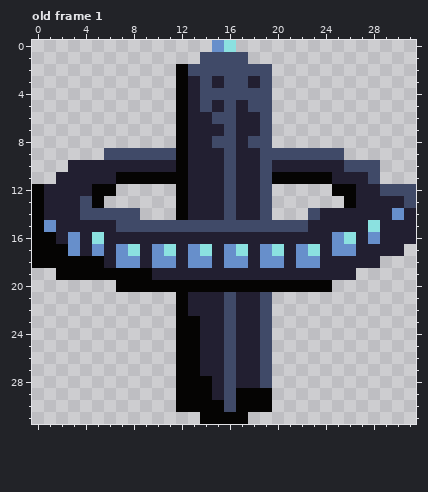
Edited in one commit: pixel-art file (art/station001.aseprite). That is the earlier state.
32x32 pixels, 1 frame. Shown: old frame 1. The commit also changed other frames, which this record leaves out.
After the commit:
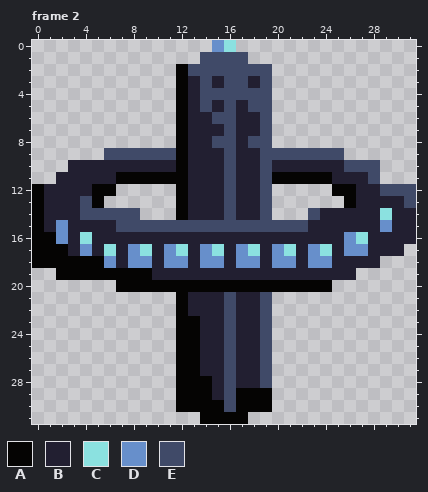
Palette (. is transparent): A #050403  B #221f31  C #8be1e0  D #678fcb  E #404a68
A new or re-ordered frame is compared with the old frame closest to it.
Edits made:
frames 1 -> 3
--- frame 2 is new; against old frame 1
@@ x 0..31 @@
 13 ABBBEA......ABBBEBBE......ABBBBE
-14 ABBBEEEEE...ABBBEBBE...EBBBBBBDB
-15 ADBBBBBEEEEEEEEEEEEEEEEBBBBBCBBB
-16 AABDBCBBBBBBBBBBBBBBBBBBBDCBDBBB
-17 AAADBDBDCBDCBDCBDCBDCBDCBDDBBBB.
-18 AAAAAABDDBDDBDDBDDBDDBDDBBBBB...
+14 ABBBEEEEE...ABBBEBBE...EBBBBBCBB
+15 ABDBBBBEEEEEEEEEEEEEEEEBBBBBBDBB
+16 AADBCBBBBBBBBBBBBBBBBBBBBBDCBBBB
+17 AAABDBCBDCBDCBDCBDCBDCBDCBDDBBB.
+18 AAAAAADBDDBDDBDDBDDBDDBDDBBBB...
 19 ..AAAAAAAABBBBBBBBBBBBBBBBB.....
Pixel boxes of the changes (left, top, right, bottom) in both pictures:
changed: (44, 208, 404, 268)
